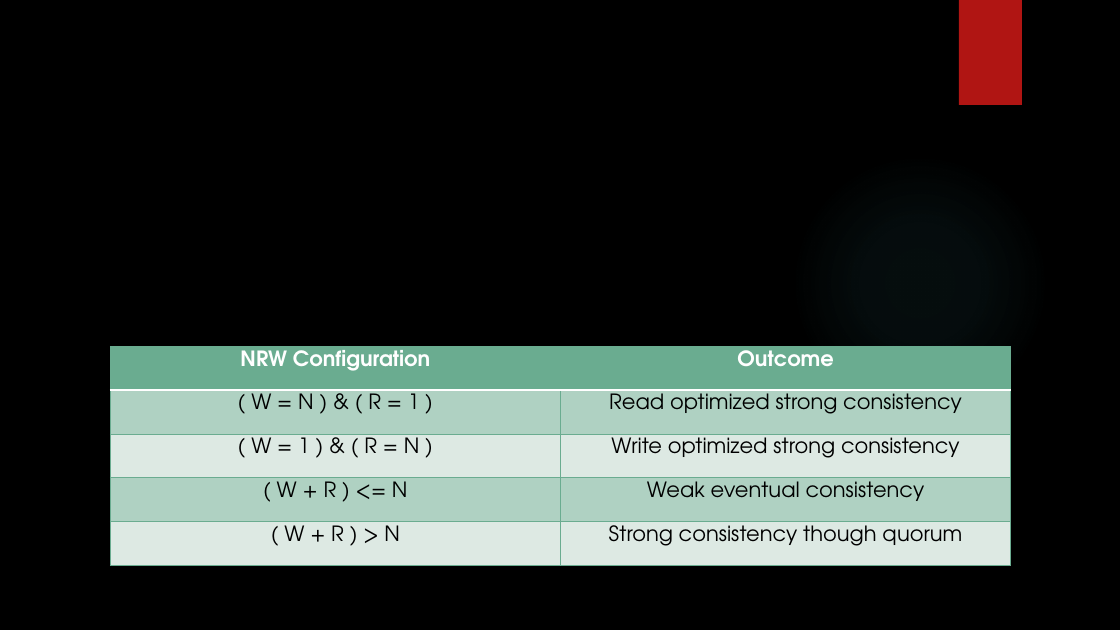
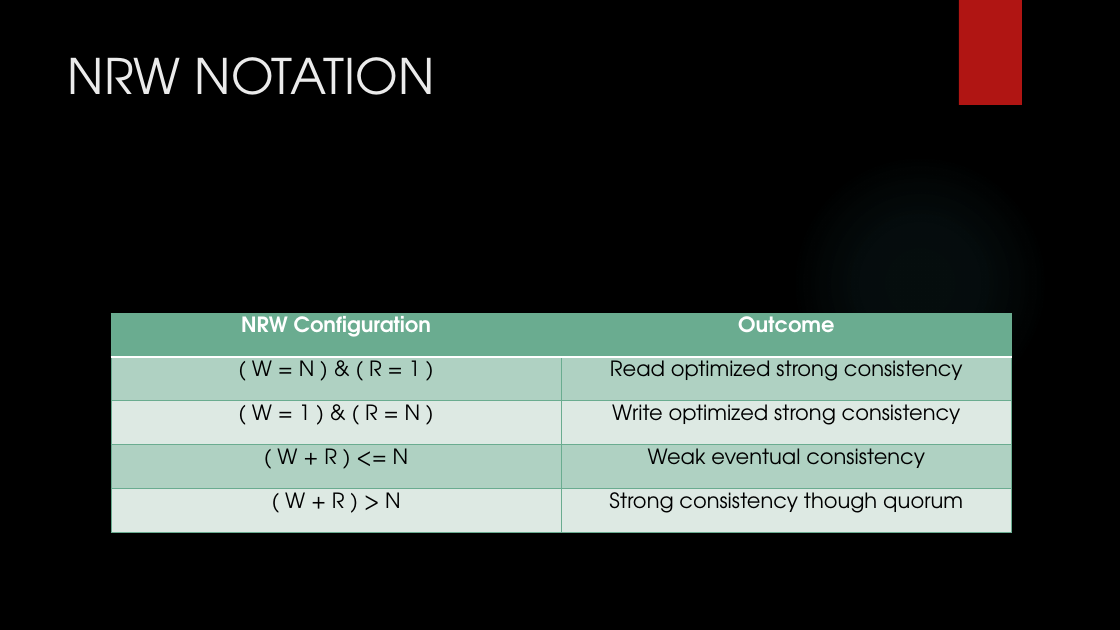
Before and after one commit to MaxWOU/cs364pptx, a slide deck: slide 5 of group6slidshow.pptx. Drawn at 1120x630 pixels with LibreOffice and Linux fonts; fonts in the diff are those of the drawing; background and template pictures are left out. Boxes give left, top, right and bottom in pixels: in the first picture for what was removed or moved away, otherwise in the second. Text is boxed around its words. In the diff, an @@ line names an element or a change of style, - is before the commit and + after.

```diff
--- a/group6slidshow.pptx
+++ b/group6slidshow.pptx
@@ title added at box(68, 57, 434, 95), 42 pt, text #EBEBEB @@
+NRW NOTATION
@@ table: place and size @@
-table at box(110, 346, 1011, 565)
+table at box(111, 313, 1012, 533)
```
Also in this commit, not shown: 3 other slides changed, 1 slide added.
